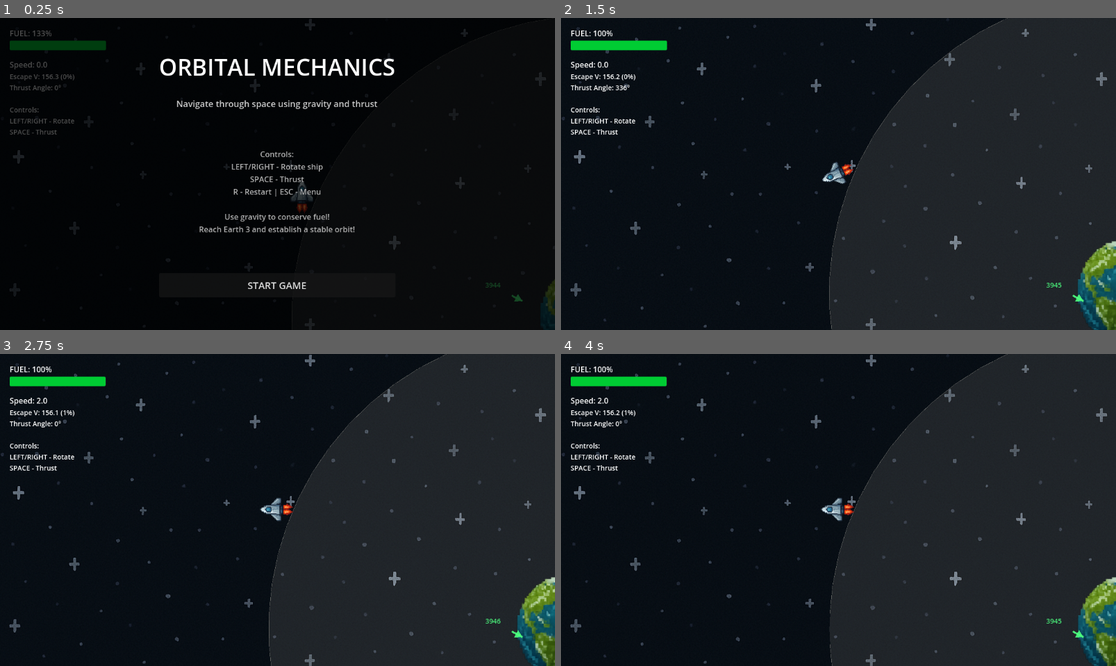
Above: before the commit, frames 1-4 (two rows, left to right).
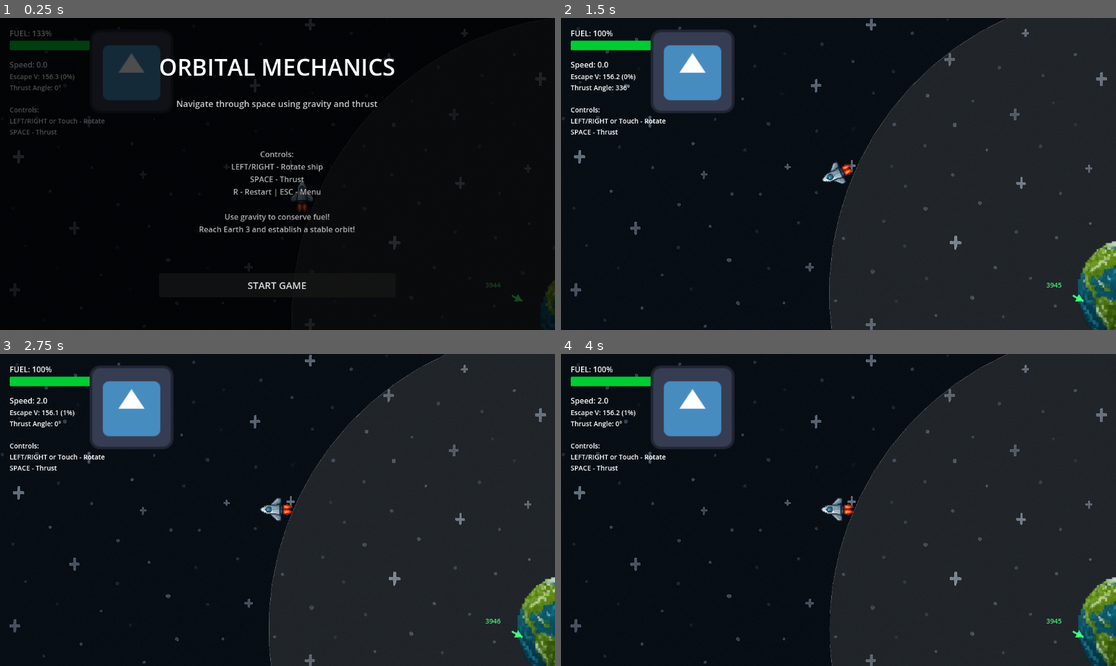
Above: after the commit, the same moments.

Repository: magedeungaro/Orbit
Game: Godot game, scene res://main.tscn
Same seed, same stepped clock (60 frames per second), same inputs: the game is played once before the commit and once after it. The engine's default icon, where the game draws it, is replaced by a stand-in: a white triangle on a blue panel in a dark square.
Inputs:
- Up to frame 1 (0.25 s): no input
- Up to frame 2 (1.5 s): click "START GAME" at 0.5 s; tap Enter at 1.25 s; hold Right (ui_right) from 1.28 s (still down); tap R at 1.35 s
- Up to frame 3 (2.75 s): tap Space (ui_select) at 1.52, 2.27 s; release Right (ui_right) at 2.03 s; hold Down (ui_down) from 2.03 s (still down); tap R at 2.1 s
- Up to frame 4 (4 s): release Down (ui_down) at 2.78 s; hold Right (ui_right) 2.78-3.53 s; tap R at 2.85, 3.6 s; hold Up (ui_up) from 3.53 s (still down); tap Space (ui_select) at 3.77 s

The runs differ from the first frame. In frame 1, 2.0% of the frame differs, in the area x 8-29%, y 7-34%; in frame 2, 4.0%, in the area x 8-32%, y 3-34%; in frame 3, 4.0%; in frame 4, 4.0%.

Commit message:
Add touch controls for rotation and update HUD instructions

Diff:
--- a/main.tscn
+++ b/main.tscn
@@ -11,9 +11,12 @@
 [ext_resource type="Script" uid="uid://dqxqcwujmj732" path="res://scripts/hud.gd" id="8_hud"]
 [ext_resource type="Texture2D" uid="uid://6axi75lpwytw" path="res://Assets/Sprites/Background.png" id="9_bg"]
 [ext_resource type="Script" uid="uid://cm32hpkcttddn" path="res://scripts/game_manager.gd" id="10_game_mgr"]
+[ext_resource type="Texture2D" uid="uid://d0dglepoxjfb0" path="res://icon.svg" id="12_dg77c"]
 
 [sub_resource type="RectangleShape2D" id="RectangleShape2D_kc8bv"]
 size = Vector2(20, 61)
+
+[sub_resource type="RectangleShape2D" id="RectangleShape2D_dg77c"]
 
 [node name="Main" type="Node2D"]
 
@@ -79,3 +82,15 @@
 
 [node name="GameManager" type="CanvasLayer" parent="."]
 script = ExtResource("10_game_mgr")
+
+[node name="TouchControls" type="CanvasLayer" parent="."]
+
+[node name="LeftTouchButton" type="TouchScreenButton" parent="TouchControls"]
+position = Vector2(186, 24)
+scale = Vector2(1.359375, 1.359375)
+texture_normal = ExtResource("12_dg77c")
+shape = SubResource("RectangleShape2D_dg77c")
+action = "rotate_left"
+
+[node name="RightTouchButton" type="TouchScreenButton" parent="TouchControls"]
+action = "rotate_right"
--- a/project.godot
+++ b/project.godot
@@ -19,6 +19,17 @@
 
 project/assembly_name="Orbit"
 
+[input]
+
+rotate_left={
+"deadzone": 0.5,
+"events": []
+}
+rotate_right={
+"deadzone": 0.5,
+"events": []
+}
+
 [rendering]
 
 renderer/rendering_method="gl_compatibility"
--- a/scripts/hud.gd
+++ b/scripts/hud.gd
@@ -131,7 +131,7 @@
 	var thrust_angle = orbiting_body.thrust_angle
 
 	# Update info display
-	info_label.text = "Escape V: %.1f (%.0f%%)\nThrust Angle: %.0f°\n\nControls:\nLEFT/RIGHT - Rotate\nSPACE - Thrust" % [
+	info_label.text = "Escape V: %.1f (%.0f%%)\nThrust Angle: %.0f°\n\nControls:\nLEFT/RIGHT or Touch - Rotate\nSPACE - Thrust" % [
 		escape_vel, escape_percentage, thrust_angle
 	]
 
--- a/scripts/orbiting_body.gd
+++ b/scripts/orbiting_body.gd
@@ -166,10 +166,10 @@
 
 
 func handle_thrust_input(delta: float) -> void:
-	# Handle thrust angle rotation with left/right arrows
-	if Input.is_action_pressed("ui_left"):
+	# Handle thrust angle rotation with left/right arrows or touch controls
+	if Input.is_action_pressed("ui_left") or Input.is_action_pressed("rotate_left"):
 		thrust_angle += thrust_angle_rotation_speed * delta
-	if Input.is_action_pressed("ui_right"):
+	if Input.is_action_pressed("ui_right") or Input.is_action_pressed("rotate_right"):
 		thrust_angle -= thrust_angle_rotation_speed * delta
 
 	# Normalize angle to 0-360 range
Not shown, changed: Assets/Sprites/Background.png.import
Not shown, changed: Assets/Sprites/Planet 1.PNG.import
Not shown, changed: Assets/Sprites/Planet 2.PNG.import
Not shown, changed: Assets/Sprites/Planet 3.PNG.import
Not shown, changed: Assets/Sprites/Ship.PNG.import
Not shown, changed: icon.svg.import
Not shown: 1 places in main.tscn that only renumber resources
